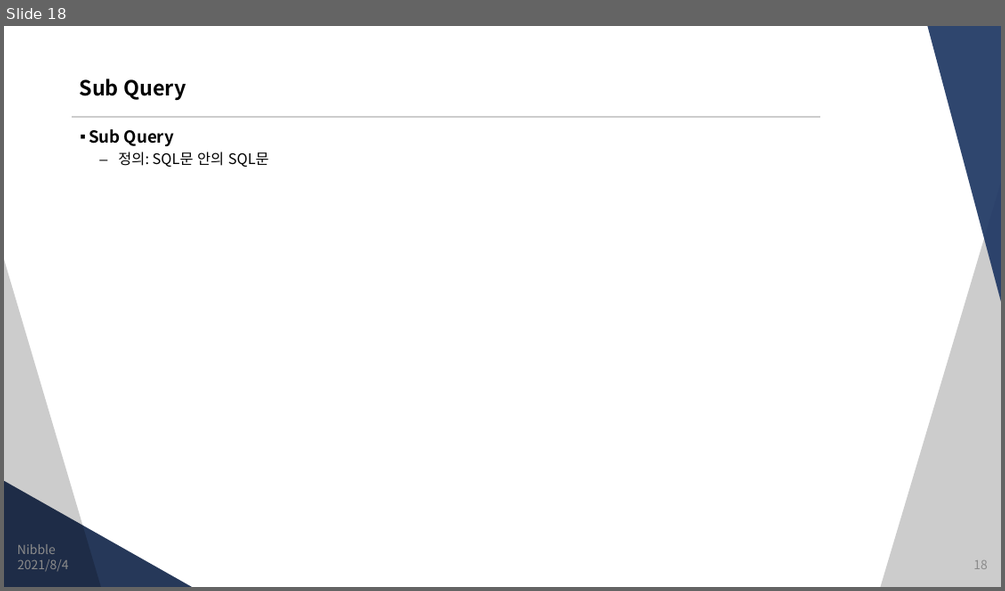
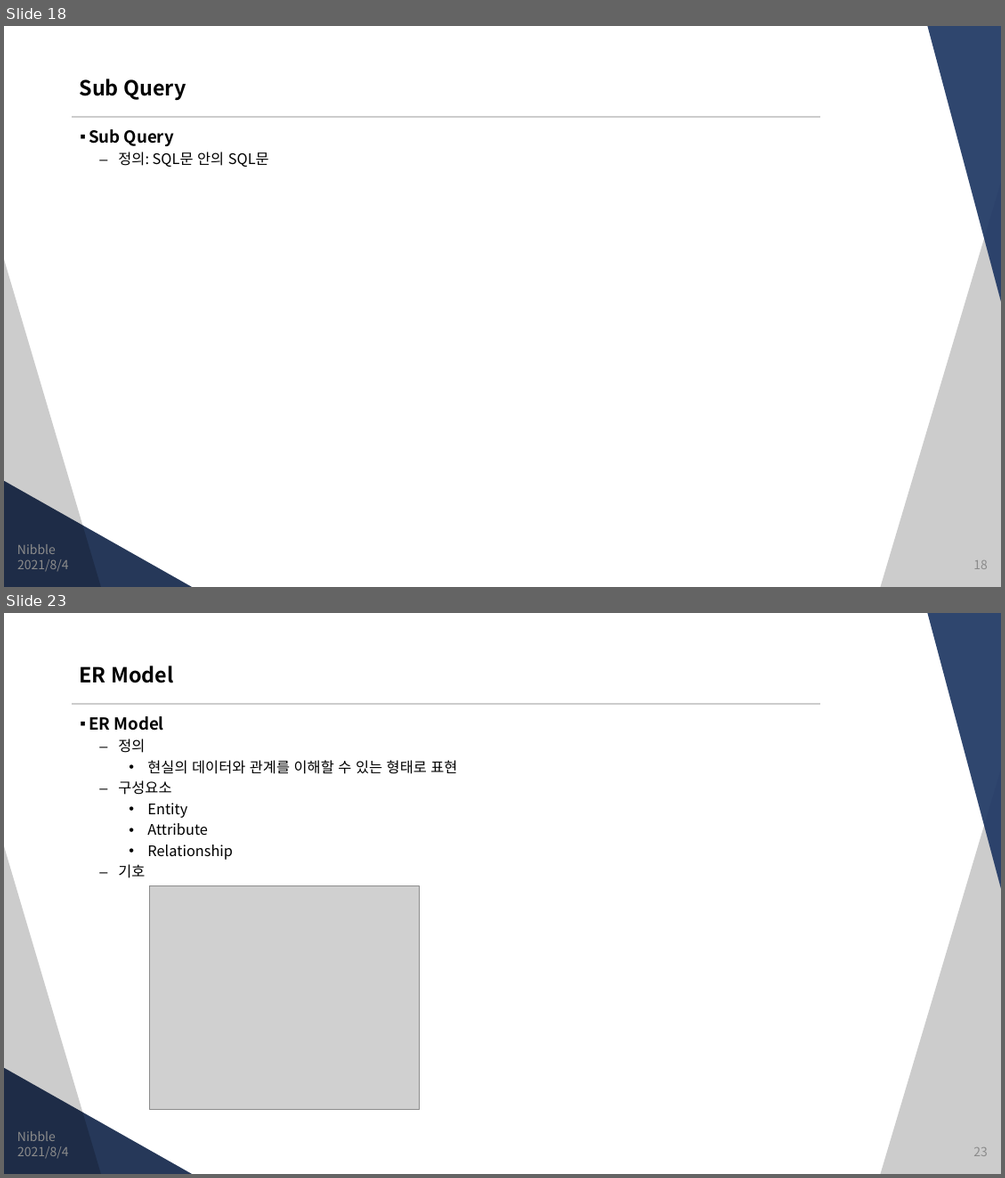
Before and after one commit to JungSangHyeon/2021-TIL, a slide deck: 정보처리기사/3. DB 구축.pptx. Shown one above the other, each under a label of ours: slide 18 before the commit, slides 18 and 23 after it; the slides between them are not shown. The pictures are 1005x591 and 1005x1178 pixels, drawn with LibreOffice and Linux fonts; fonts in the diff are those of the drawing; grey boxes stand for pictures. Boxes give left, top, right and bottom in pixels: in the first picture for what was removed or moved away, otherwise in the second. Text is boxed around its words. In the diff, an @@ line names an element or a change of style, - is before the commit and + after.

```diff
--- a/정보처리기사/3. DB 구축.pptx
+++ b/정보처리기사/3. DB 구축.pptx
@@ slide 23 added at bbox=[4, 613, 1001, 1174], background #FFFFFF; not listed: 5 template elements that a slide beside it also shows @@
@@ title added at bbox=[80, 666, 174, 683], 20 pt, text #000000, bold @@
+ER Model
@@ text added at bbox=[89, 716, 457, 878], 14 pt, text #000000 @@
+▪ ER Model
+  – 정의
+    • 현실의 데이터와 관계를 이해할 수 있는 형태로 표현
+  – 구성요소
+    • Entity
+    • Attribute
+    • Relationship
+  – 기호
@@ picture added at bbox=[150, 885, 419, 1109] @@
@@ text added at bbox=[17, 1131, 56, 1141], 12 pt, text #8C8C8C @@
+Nibble
@@ text added at bbox=[17, 1146, 69, 1159], 12 pt, text #8C8C8C @@
+2021/8/4
@@ page number added at bbox=[973, 1147, 987, 1156], 12 pt, text #8C8C8C @@
+23
```
Also in this commit, not shown: 1 slide changed, 5 other slides added.
